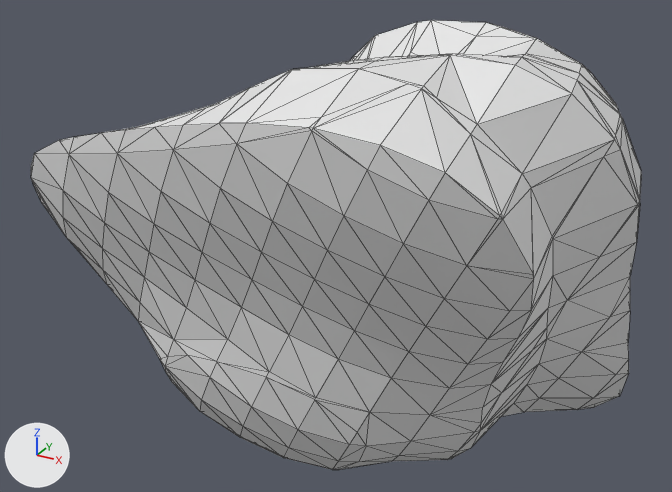
One commit to the OBJ model src/wormguides/model/obj_files/ABprpaappap_t281.obj: the scene before it, then after it.
Before and after are seen from a 50 mm camera at (218.9, -139.5, 199.9) aimed at (198.9, -103.1, 181.7). The axes (+X, +Y, +Z) are drawn at lower left. The lights are the same throughout. Mesh edges are drawn as thin lines. Where no turn or scale is listed for an object, it has been applied to the vertices.

The first picture shows 'ABprpaappap_t281'.
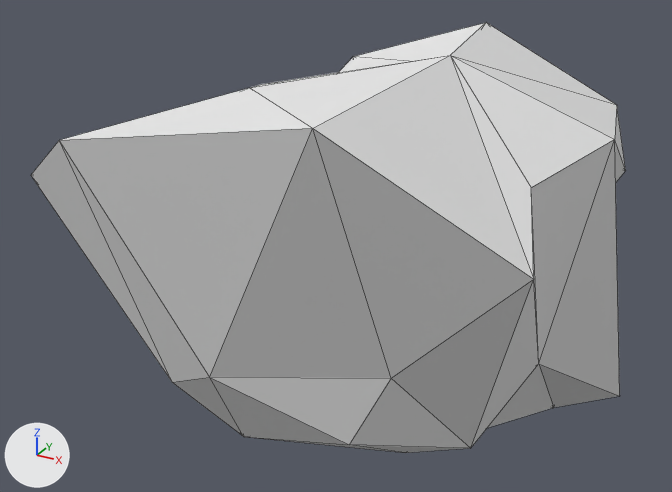
The change, as a diff of the scene's bpy script:
```diff
--- a/src/wormguides/model/obj_files/ABprpaappap_t281.obj.py
+++ b/src/wormguides/model/obj_files/ABprpaappap_t281.obj.py
@@ me_abprpaappap_t281 @@
 # used by ob_abprpaappap_t281; location = (0.0, 0.0, 0.0)
-me_abprpaappap_t281.from_pydata(...)  # 432 vertices, 860 faces; spans x 186.7..212.7, y -113.0..-92.6, z 170.7..192.3
+me_abprpaappap_t281.from_pydata(...)  # 34 vertices, 64 faces; spans x 187.3..212.2, y -112.8..-92.7, z 170.7..192.3
+# me_abprpaappap_t281 part 1: 398 vertices removed from x 186.7..212.7, y -113.0..-92.6, z 170.7..192.3
```

Where the change shows, as pixel boxes (x1, y1, x2, y2) in the pictures (672 x 492 px):
'ABprpaappap_t281', reshaped: before (31, 20, 642, 470); after (31, 23, 625, 453)
part 1 of me_abprpaappap_t281, deleted: before (31, 20, 642, 470)
